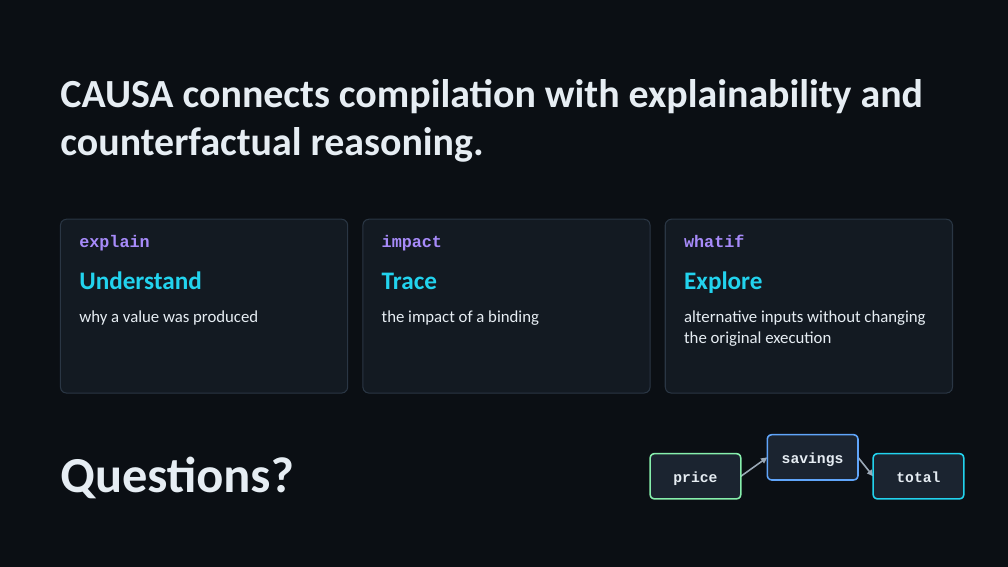
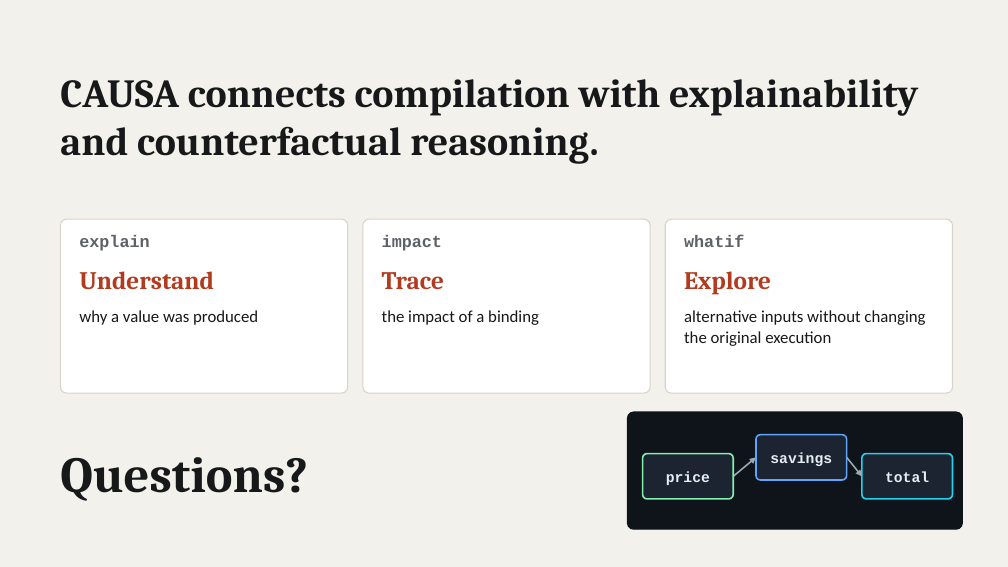
Before and after one commit to ujvall/Causa, a slide deck: slide 19 of presentation/CAUSA_Final_Presentation.pptx. Drawn at 1008x567 pixels with LibreOffice and Linux fonts; fonts in the diff are those of the drawing. Boxes give left, top, right and bottom in pixels: in the first picture for what was removed or moved away, otherwise in the second. Text is boxed around its words. In the diff, an @@ line names an element or a change of style, - is before the commit and + after.

Commit message:
Restyle presentation: light paper canvas, serif headings, consistent theme

```diff
--- a/presentation/CAUSA_Final_Presentation.pptx
+++ b/presentation/CAUSA_Final_Presentation.pptx
@@ background #0B0F14 to #F3F1EC @@
@@ text "CAUSA connects compilation with explainability ..." at box(60, 79, 918, 164): font Calibri to Cambria, text colour #E6EDF3 to #17181A @@
@@ fill #131A22 to #FFFFFF; outline #2A3644 1 pt to #D8D4CA 1 pt in 3 elements at box(60, 219, 348, 393), box(363, 219, 650, 393), box(665, 219, 953, 393) @@
@@ text colour #A78BFA to #5F6168 in 3 elements at box(79, 235, 149, 251), box(382, 235, 442, 251), box(684, 234, 744, 247) @@
@@ font Calibri to Cambria, text colour #22D3EE to #B23A1E in 3 elements at box(79, 271, 214, 289), box(382, 272, 444, 289), box(684, 271, 771, 295) @@
@@ text colour #E6EDF3 to #17181A in 3 elements at box(79, 310, 258, 325), box(382, 310, 539, 325), box(684, 310, 925, 346) @@
@@ rounded rectangle added at box(628, 412, 963, 529), fill #0F141B, outline #0F141B 1 pt @@
@@ text "Questions?" at box(60, 457, 308, 501): font Calibri to Cambria, text colour #E6EDF3 to #17181A @@
@@ text "price": place and size @@
-text "price" at box(673, 471, 717, 485)
+text "price" at box(666, 471, 710, 485)
@@ rounded rectangle: place and size @@
-rounded rectangle at box(650, 454, 741, 499)
+rounded rectangle at box(643, 454, 734, 499)
@@ arrow moved from (858, 457) - (873, 476) to (734, 476) - (756, 457) @@
@@ arrow moved from (741, 476) - (768, 457) to (847, 457) - (862, 476) @@
@@ 2 texts, 2 rounded rectangles: place and size @@
-2 texts, 2 rounded rectangles at box(768, 435, 964, 499)
+2 texts, 2 rounded rectangles at box(756, 435, 953, 499)
```
Also in this commit, not shown: 19 other slides changed, 2 other files.
